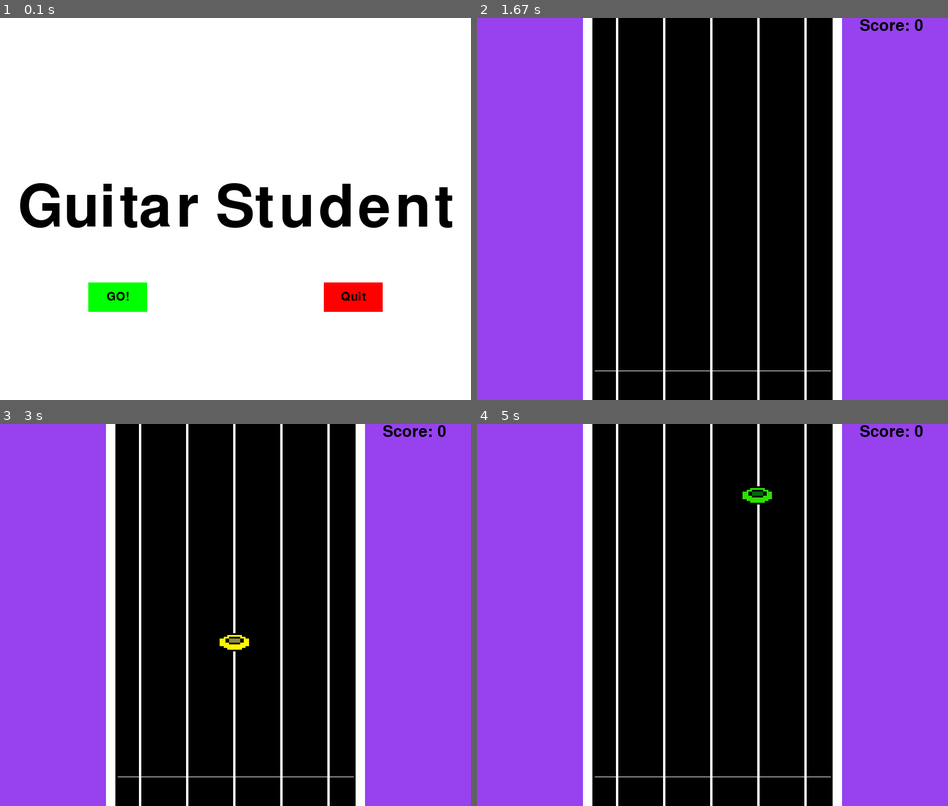
Above: before the commit, frames 1-4 (two rows, left to right).
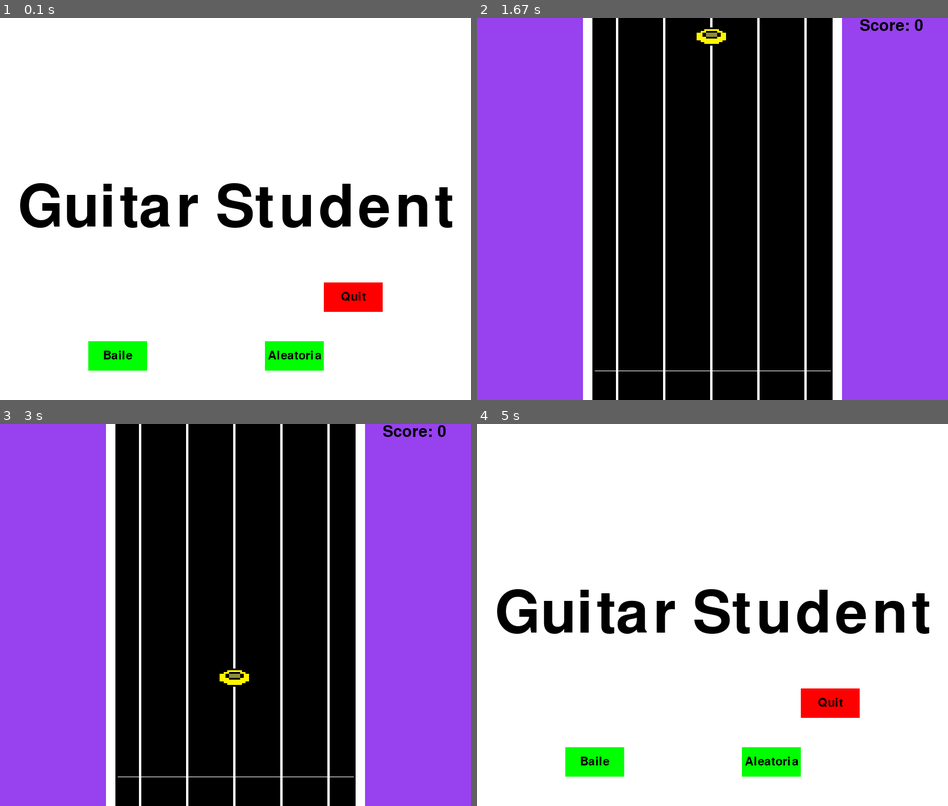
Above: after the commit, the same moments.

Repository: claraluques/projeto-dsoft
Game: pygame game, started from mods_do_pedrao.py
Same seed, same stepped clock (60 frames per second), same inputs: the game is played once before the commit and once after it.
Inputs (mouse positions are in pixels of both pictures, inside the frame that each line leads up to):
- Up to frame 1 (0.1 s): no input
- Up to frame 2 (1.67 s): press the mouse at (594, 354) at 0.37 s; move the mouse to (707, 277) at 0.47 s; release the mouse at (820, 201) at 0.6 s; hold Esc 0.67-1.13 s; hold Up 0.67-1.13 s; move the mouse to (693, 105) at 0.7 s; press the mouse at (594, 296) at 1.2 s; move the mouse to (599, 216) at 1.3 s; release the mouse at (599, 132) at 1.43 s; tap W at 1.5 s
- Up to frame 3 (3 s): tap Q at 1.83 s; tap E at 2.5 s; tap R at 2.83 s
- Up to frame 4 (5 s): tap T at 3.5 s; tap Esc at 3.83 s; press the mouse at (594, 702) at 4.2 s; move the mouse to (599, 622) at 4.3 s; release the mouse at (608, 546) at 4.43 s; hold Esc 4.5-4.87 s; hold Up 4.5-4.87 s; move the mouse to (637, 492) at 4.53 s; press the mouse at (712, 702) at 4.93 s

The runs differ from the first frame. In frame 1, 2.9% of the frame differs, in the area x 18-69%, y 69-93%; in frame 2, 0.2%; in frame 3, 0.3%; in frame 4, 92%, in the area x 0-100%, y 0-100%.

Commit message:
fiz a musica parar no pause

Diff:
--- a/mods_do_pedrao.py
+++ b/mods_do_pedrao.py
@@ -1,6 +1,6 @@
 import pygame
-import random
 import classe_musicas as m
+import classe_teclas as t
 
 def process_key(y, score):
     d1 = y - 550
@@ -23,16 +23,23 @@
         score += 1
         print("SCORE: {0}".format(score))
 #        y = random.randrange(-600,0)
-    else:
+    elif d1 < 100:
+        m.erro()
         print("MISSED")
-
-    return (y, score)
+#   elif y > 550:
+
+    return(score)
 
 pygame.init()
+
+pygame.mixer.init(44100, -16,2,2048)
+#pygame.mixer.music.load(m.audio1())
 
 display_width = 800
 display_height = 650
 
+blue = (0,0,255)
+bright_blue = (0,0,200)
 black = (0,0,0)
 white = (255,255,255)
 purple = (151,65,239)
@@ -41,18 +48,19 @@
 green = (0,255,0)
 bright_green = (0,200,0)
 
-
-
-
 gameDisplay = pygame.display.set_mode((display_width, display_height))
-pygame.display.set_caption(('Bolinha descendo!'))
+pygame.display.set_caption(('Guitar Student!'))
 clock = pygame.time.Clock()
 crashed = False
 
-pygame.image.load
+
 
 guitarraImg = pygame.image.load('guitarra.png')
 guitarraImg = pygame.transform.scale(guitarraImg, (800,650))
+
+pause = False
+
+modo = 0 #0: modo normal 1: modo aleatorio
 
 #botoes = []
 #for i in range(5):
@@ -62,55 +70,53 @@
 #
 #    botoes.append(botaoImg)
 
-
 PerfectImg = pygame.image.load('Perfect.sprite.png')
 PerfectImg = pygame.transform.scale(PerfectImg, (100,100))
 
-
-bot1Img = pygame.image.load('botao1.png')
-bot1Img = pygame.transform.scale(bot1Img, (100,100))
-
-bot2Img = pygame.image.load('botao2.png')
-bot2Img = pygame.transform.scale(bot2Img, (100,100))
-
-bot3Img = pygame.image.load('botao3.png')
-bot3Img = pygame.transform.scale(bot3Img, (100,100))
-
-bot4Img = pygame.image.load('botao4.png')
-bot4Img = pygame.transform.scale(bot4Img, (100,100))
-
-bot5Img = pygame.image.load('botao5.png')
-bot5Img = pygame.transform.scale(bot5Img, (100,100))
-
-#def bot(i, x, y):
-#    gameDisplay.blit(botoes[i], (x,y))
-
-def bot1(x, y1):
-    gameDisplay.blit(bot1Img,(x,y1))
-
-def bot2(x, y2):
-    gameDisplay.blit(bot2Img,( x+79 , y2))
-
-def bot3(x, y3):
-    gameDisplay.blit(bot3Img,(x+158 , y3))
-
-def bot4(x, y4):
-    gameDisplay.blit(bot4Img,(x+236 , y4))
-
-def bot5(x, y5):
-    gameDisplay.blit(bot5Img,(x+316 , y5))
+#bot1Img = pygame.image.load('botao1.png')
+#bot1Img = pygame.transform.scale(bot1Img, (100,100))
+#
+#bot2Img = pygame.image.load('botao2.png')
+#bot2Img = pygame.transform.scale(bot2Img, (100,100))
+#
+#bot3Img = pygame.image.load('botao3.png')
+#bot3Img = pygame.transform.scale(bot3Img, (100,100))
+#
+#bot4Img = pygame.image.load('botao4.png')
+#bot4Img = pygame.transform.scale(bot4Img, (100,100))
+#
+#bot5Img = pygame.image.load('botao5.png')
+#bot5Img = pygame.transform.scale(bot5Img, (100,100))
+#
+#def bot1(x, y1):
+#    gameDisplay.blit(bot1Img,(x,y1))
+#
+#def bot2(x, y2):
+#    gameDisplay.blit(bot2Img,( x+79 , y2))
+#
+#def bot3(x, y3):
+#    gameDisplay.blit(bot3Img,(x+158 , y3))
+#
+#def bot4(x, y4):
+#    gameDisplay.blit(bot4Img,(x+236 , y4))
+#
+#def bot5(x, y5):
+#    gameDisplay.blit(bot5Img,(x+316 , y5))
 
 def Score(count):
     font = pygame.font.SysFont(None,40)
     text = font.render("Score: "+str(count), True, black)
     gameDisplay.blit(text,(650,0))
 
+
 def Perfect(x, y):
     gameDisplay.blit(PerfectImg ,(650, 200))
+
 
 def text_objects(text, font):
     textSurface = font.render(text, True, black)
     return textSurface, textSurface.get_rect()
+
 
 def button(msg,x,y,w,h,ic,ac,action):
     mouse = pygame.mouse.get_pos()
@@ -124,8 +130,6 @@
     else:
         pygame.draw.rect(gameDisplay, ic,(x,y,w,h))
 
-
-
     smallText = pygame.font.Font("freesansbold.ttf",20)
     textSurf, textRect = text_objects(msg, smallText)
     textRect.center = ( (x+(w/2)), (y+(h/2)) )
@@ -136,16 +140,44 @@
     escolha = "Sair"
     intro = False
 
+
 def sair_jogo2():
     pygame.quit()
     quit()
 
+def escolha_modo1():
+    global modo
+    modo = 0
+    loop_jogo()
+
+def escolha_modo2():
+    global modo
+    modo = 1
+    loop_jogo()
+
+def escolha_modo3():
+    global modo
+    modo = 2
+    loop_jogo()
 
 def game_intro():
     global intro, escolha
 
     intro = True
     escolha = ""
+
+#    clock = pygame.time.Clock()
+#    videointro = pygame.movie.Movie('.MPG')
+#    screen = pygame.display.set_mode(videointro.get_size())
+#    movie_screen = pygame.Surface(videointro.get_size()).convert()
+
+#    videointro.set_display(movie_screen)
+#    videointro.play()
+#
+
+    pygame.mixer.music.load('musicaintro.mp3')
+    pygame.mixer.music.play(0)
+    pygame.mixer.music.set_volume(0.2)
 
     while intro:
         for event in pygame.event.get():
@@ -153,6 +185,8 @@
             if event.type == pygame.QUIT:
                 pygame.quit()
                 quit()
+
+
 
         gameDisplay.fill(white)
         largeText = pygame.font.Font('freesansbold.ttf',100)
@@ -160,8 +194,11 @@
         TextRect.center = ((display_width/2),(display_height/2))
         gameDisplay.blit(TextSurf, TextRect)
 
-        button("GO!",150,450,100,50,green,bright_green,loop_jogo)
+#        button("GO!",150,450,100,50,green,bright_green,loop_jogo)
         button("Quit",550,450,100,50,red,bright_red,sair_jogo)
+        button("Baile",150,550,100,50,green,bright_green,escolha_modo1)
+        button("Aleatoria",450,550,100,50,green,bright_green,escolha_modo2)
+
 
         pygame.display.update()
         clock.tick(15)
@@ -172,17 +209,44 @@
         sair_jogo2()
 
 
+def unpause():
+        global pause
+        pause = False
+        pygame.mixer.music.unpause()
+
+def paused():
+    while pause:
+        for event in pygame.event.get():
+
+            if event.type == pygame.QUIT:
+                pygame.quit()
+                quit()
+
+        gameDisplay.fill(white)
+        largeText = pygame.font.Font('freesansbold.ttf',100)
+        TextSurf, TextRect = text_objects("Paused", largeText)
+        TextRect.center = ((display_width/2),(display_height/2))
+        gameDisplay.blit(TextSurf, TextRect)
+        pygame.mixer.music.pause()
+
+        button("Continue",150,450,100,50,green,bright_green,unpause)
+        button("Menu",350,450,100,50,blue,bright_blue,game_intro)
+        button("Quit",550,450,100,50,red,bright_red,sair_jogo2)
+
+        pygame.display.update()
+        clock.tick(15)
+
 
 def loop_jogo():
     global intro, escolha
     escolha = "Go"
     intro = False
 
+
 def loop_jogo2():
-
     ganhou = False
 
-    musica1 = m.musica1()
+    musica1 = m.musica(modo)
     listay1 = musica1[0]
     listay2 = musica1[1]
     listay3 = musica1[2]
@@ -190,133 +254,152 @@
     listay5 = musica1[4]
 
 
-
-    x = 190
+    x = (190)
 
     #y1 =random.randrange(-600,0)
     #y2 =random.randrange(-600,0)
     #y3 =random.randrange(-600,0)
     #y4 =random.randrange(-600,0)
     #y5 =random.randrange(-600,0)
+
     y_change = 5
-
-
-
-
 
     #xacerto1 = display_height*0.8
     #xacerto2 = display_height
 
-
     score = 0
 
-
+    frames= 0
 
     crashed = False
 
+#    videointro.stop()
+
     while not crashed:
+        global pause
 
         gameDisplay.fill(purple)
         gameDisplay.blit(guitarraImg, (0, 0))
         pygame.draw.line(gameDisplay, white ,[200,600], [600,600], 1)
 
-
         Score(score)
+
+        miny = display_height+50
 
         for i in range (len(listay1)):
             y1 = listay1[i]
-            bot1(x, y1)
+            t.tecla1(x, y1, gameDisplay)
             listay1[i] += y_change
+            if y1 < miny:
+                miny = y1
+
+
         for i in range (len(listay2)):
             y2 = listay2[i]
-            bot2(x, y2)
+            t.tecla2(x, y2, gameDisplay)
             listay2[i] += y_change
+            if y2 < miny:
+                miny = y2
+
         for i in range (len(listay3)):
             y3 = listay3[i]
-            bot3(x, y3)
+            t.tecla3(x, y3, gameDisplay)
             listay3[i] += y_change
+            if y3 < miny:
+                miny = y3
+
         for i in range (len(listay4)):
             y4 = listay4[i]
-            bot4(x, y4)
+            t.tecla4(x, y4, gameDisplay)
             listay4[i] += y_change
+            if y4 < miny:
+                miny = y4
+
         for i in range (len(listay5)):
             y5 = listay5[i]
-            bot5(x, y5)
+            t.tecla5(x, y5, gameDisplay)
             listay5[i] += y_change
-
+            if y5 < miny:
+                miny = y5
+
+
+        if miny >= display_height:
+            musica1 = m.musica(modo)
+            listay1 = musica1[0]
+            listay2 = musica1[1]
+            listay3 = musica1[2]
+            listay4 = musica1[3]
+            listay5 = musica1[4]
 
 
         for event in pygame.event.get():
             if event.type == pygame.QUIT:
                 crashed = True
-
             if event.type == pygame.KEYDOWN:
-                if event.key == pygame.K_s:
-                    y_change = 5
-
-                elif event.key == pygame.K_UP:
-                    y_change = -5
-
-                elif event.key == pygame.K_q:
-                    y1, score = process_key(y1, score)
+
+                if event.key == pygame.K_q:
+                    for i in range (len(listay1)):
+                        y1 = listay1[i]
+                        score = process_key(y1, score)
 
                 elif event.key == pygame.K_w:
-                    y2, score = process_key(y2, score)
+                    for i in range (len(listay2)):
+                        y2 = listay2[i]
+                        score = process_key(y2, score)
 
                 elif event.key == pygame.K_e:
-                    y3, score = process_key(y3, score)
+                    for i in range (len(listay3)):
+                        y3 = listay3[i]
+                        score = process_key(y3, score)
 
                 elif event.key == pygame.K_r:
-                    y4, score = process_key(y4, score)
+                    for i in range (len(listay4)):
+                        y4 = listay4[i]
+                        score = process_key(y4, score)
 
                 elif event.key == pygame.K_t:
-                    y5, score = process_key(y5, score)
+                    for i in range (len(listay5)):
+                        y5 = listay5[i]
+                        score = process_key(y5, score)
+                elif event.key == pygame.K_ESCAPE:
+                    pause = True
+                    paused()
 
             if event.type == pygame.KEYUP:
                 if event.key == pygame.K_DOWN or event.key == pygame.K_UP:
                     y_change = 0
 
-
-
-
-
-
-
-
-
-#    bot1(x, y1)
-#    bot2(x, y2)
-#    bot3(x, y3)
-#    bot4(x, y4)
-#    bot5(x, y5)
-
-
-
-#    if y1 > display_height:
-#        y1 = random.randrange(-200,0)
-#
-#    if y2 > display_height:
-#        y2 = random.randrange(-100,0)
-#
-#    if y3 > display_height:
-#        y3 = random.randrange(-400,0)
-#
-#    if y4 > display_height:
-#        y4 = random.randrange(-250,0)
-#
-#    if y5 > display_height:
-#        y5 = random.randrange(-300,0)
+    #    bot1(x, y1)
+    #    bot2(x, y2)
+    #    bot3(x, y3)
+    #    bot4(x, y4)
+    #    bot5(x, y5)
+
+    #    if y1 > display_height:
+    #        y1 = random.randrange(-200,0)
+    #
+    #    if y2 > display_height:
+    #        y2 = random.randrange(-100,0)
+    #
+    #    if y3 > display_height:
+    #        y3 = random.randrange(-400,0)
+    #
+    #    if y4 > display_height:
+    #        y4 = random.randrange(-250,0)
+    #
+    #    if y5 > display_height:
+    #        y5 = random.randrange(-300,0)
+
 
         if score == 100:
             ganhou = True
         if ganhou == True:
             crashed = True
+
         pygame.display.update()
         clock.tick(60)
-
+        frames += 1
 
 game_intro()
-
-
 pygame.quit()
 quit()
--- a/pygame tutorial.py
+++ b/pygame tutorial.py
@@ -320,7 +320,7 @@
             listay5[i] += y_change
             if y5 < miny:
                 miny = y5
-      #  print (miny)
+        print (miny)
 
         if miny >= display_height:
             musica1 = m.musica(modo)
